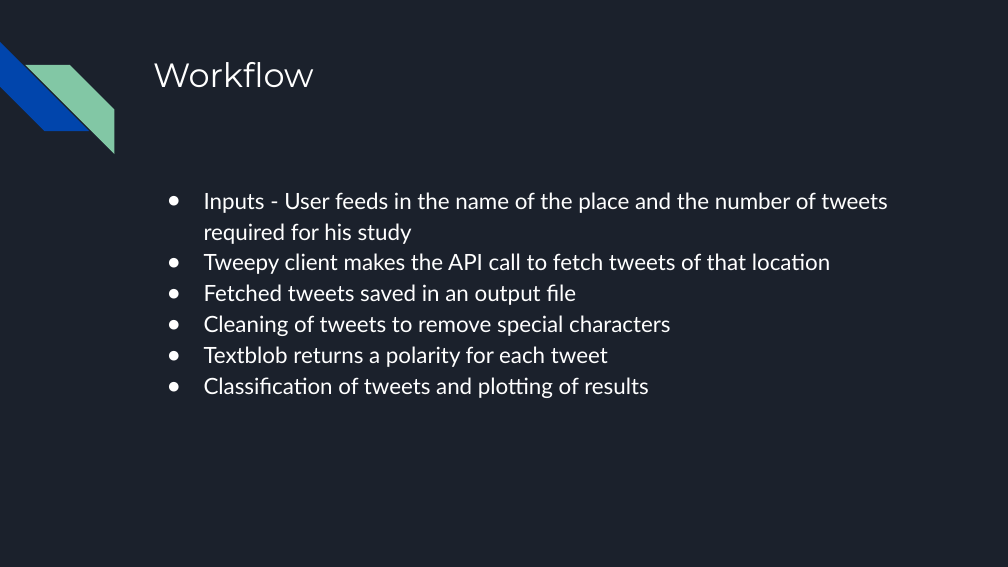
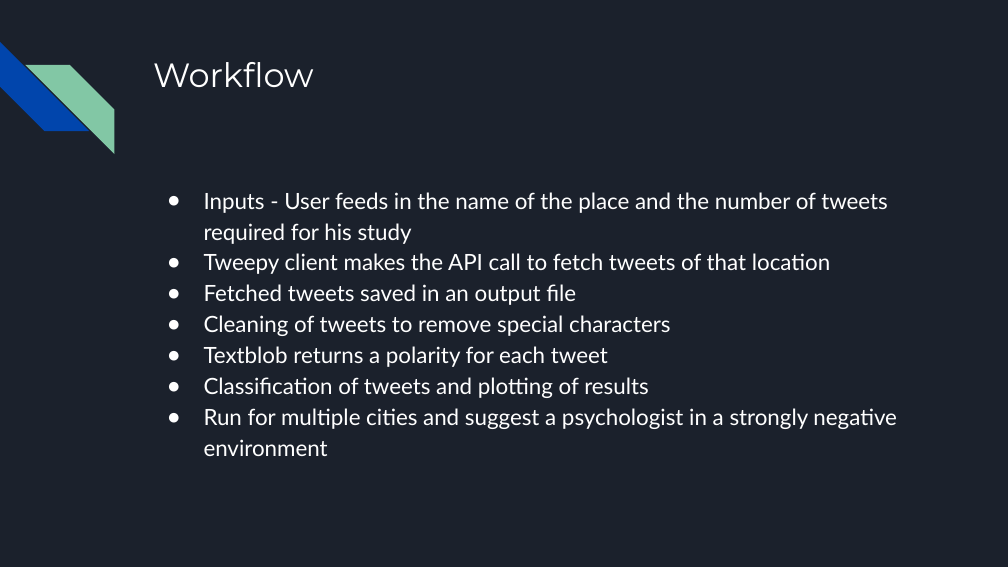
Before and after one commit to vishalcs19/P12, a slide deck: slide 12 of P12.pptx. Drawn at 1008x567 pixels with LibreOffice and Linux fonts; fonts in the diff are those of the drawing. Boxes give left, top, right and bottom in pixels: in the first picture for what was removed or moved away, otherwise in the second. Text is boxed around its words. In the diff, an @@ line names an element or a change of style, - is before the commit and + after.

```diff
--- a/P12.pptx
+++ b/P12.pptx
@@ text at [204,408,897,456]: paragraph added @@
+● Run for multiple cities and suggest a psychologist in a strongly negative environment
```
Also in this commit, not shown: 1 slide added.
